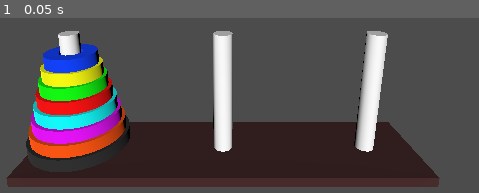
Above: before the commit, frame 1.
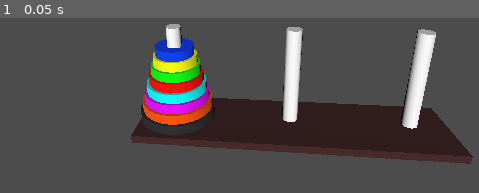
Above: after the commit, the same moment.

Repository: andrew-wilkes/godot-tower-of-hanoi
Game: Godot game, scene res://Main.tscn
Two runs of this game, one before a commit and one after it. Both use one fixed random seed, a clock stepped at 60 frames per second and the inputs below.
Inputs:
- Up to frame 1 (0.05 s): no input

The runs differ from the first frame. In frame 1, 50% of the frame differs, in the area x 1-99%, y 3-97%.

Commit message:
Add code for moving disc

Diff:
--- a/src/Main.gd
+++ b/src/Main.gd
@@ -1,7 +1,8 @@
 extends Spatial
 
-var disc = preload("res://Disc.tscn")
+var disc_scene = preload("res://Disc.tscn")
 var discs = []
+var stack_offset
 
 func _ready():
 	create_discs()
@@ -10,7 +11,7 @@
 
 func create_discs():
 	for n in range(1, 9):
-		var d: Disc = disc.instance()
+		var d: Disc = disc_scene.instance()
 		d.set_radius(lerp(0.5, 1.0, (n - 1) / 7.0))
 		var mat = load("res://materials/color" + str(n) + ".tres")
 		d.set_mat(mat)
@@ -18,11 +19,47 @@
 
 
 func build_stack(n):
-	var peg_length = n * 0.25 + 1
-	$Pegs.translation.y = peg_length / 2 - 0.5
+	peg_length = 8 * 0.25 + 0.5
+	stack_offset = peg_length / 2
+	$Pegs.translation.y = stack_offset + 0.1
+	stack_offset -= 0.125
 	for peg in $Pegs.get_children():
 		peg.height = peg_length
+	# discs[0] is the smallest disc
 	for i in n:
-		var d = discs[i]
-		d.translation.y = n * 0.125 - 0.25 * i
+		var d = discs[n - i - 1]
+		d.translation.y = get_y_position_in_stack(i)
 		$Pegs/Peg1.add_child(d)
+
+
+func get_y_position_in_stack(disc_index): # 0 is the base, 1, 2, 3 ...
+	return 0.25 * disc_index - stack_offset
+
+var start_pos
+var end_pos
+var disc
+var radius
+var peg_length
+
+func move_disc(from_peg, to_peg):
+	# Get top-most disc
+	var start_peg = $Pegs.get_child(from_peg)
+	disc = start_peg.get_children()[-1]
+	start_pos = disc.translation
+	var end_peg = $Pegs.get_child(to_peg)
+	end_pos = Vector2(end_peg.translation.x, get_y_position_in_stack(end_peg.get_child_count()))
+	var tween = get_node("Tween")
+	var _tweenBool = tween.interpolate_method(self, "set_disc_position", 0.0, PI, 5.0, Tween.TRANS_LINEAR, Tween.EASE_IN_OUT)
+	tween.start()
+
+
+func set_disc_position(phi):
+	var x
+	var y = radius * sin(phi)
+	if phi > 1.5 and y < end_pos.y:
+			return
+	if start_pos.x > end_pos.x:
+		x = -clamp(radius * cos(phi), end_pos.x, start_pos.x)
+	else:
+		x = clamp(radius * cos(phi), start_pos.x, end_pos.x)
+	disc.translation = Vector2(x, y)
--- a/src/Main.tscn
+++ b/src/Main.tscn
@@ -9,7 +9,7 @@
 script = ExtResource( 2 )
 
 [node name="Camera" type="Camera" parent="."]
-transform = Transform( 1, 0, 0, 0, 0.96767, 0.252221, 0, -0.252221, 0.96767, 0, 4.22114, 6.27362 )
+transform = Transform( 0.993602, -0.0229435, 0.110582, -0.014896, 0.943969, 0.329697, -0.111951, -0.329235, 0.937588, -0.829061, 5.2847, 7.74593 )
 
 [node name="DirectionalLight" type="DirectionalLight" parent="."]
 transform = Transform( 1, 0, 0, 0, 0.93913, 0.343561, 0, -0.343561, 0.93913, -11.2611, 0, 3.96952 )
@@ -36,3 +36,5 @@
 transform = Transform( 1, 0, 0, 0, 1, 0, 0, 0, 1, 3, 0, 0 )
 radius = 0.2
 height = 4.0
+
+[node name="Tween" type="Tween" parent="."]
